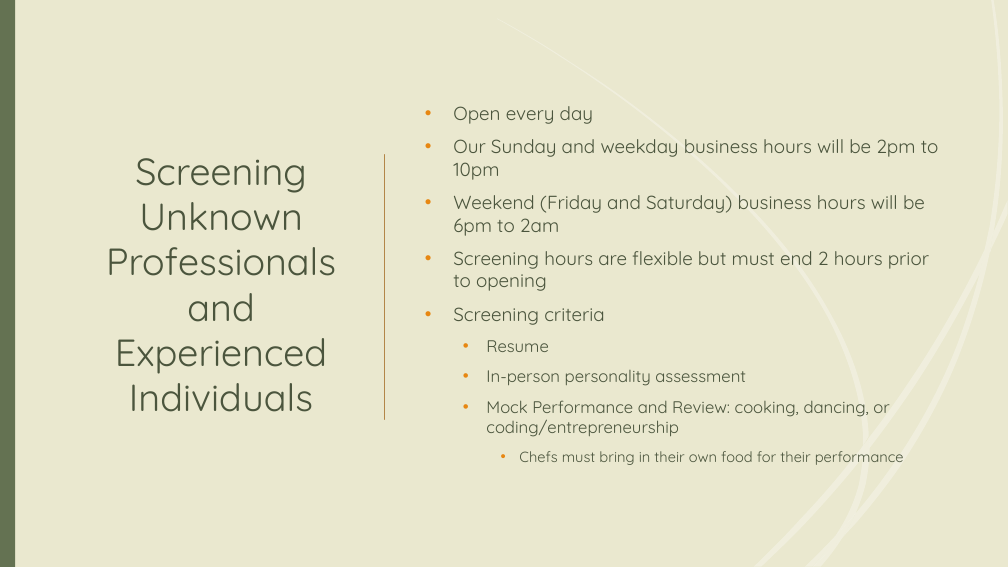
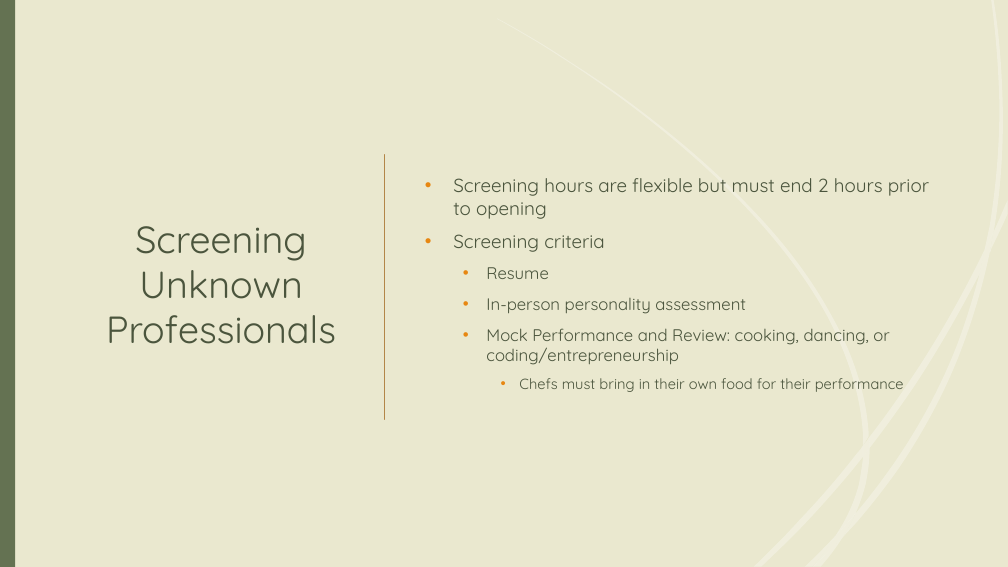
Before and after one commit to tieje/dogen, a slide deck: slide 14 of Presentation/SocialHub_FrancisT_06_23_2020.pptx. Drawn at 1008x567 pixels with LibreOffice and Linux fonts; fonts in the diff are those of the drawing. Boxes give left, top, right and bottom in pixels: in the first picture for what was removed or moved away, otherwise in the second. Text is boxed around its words. In the diff, an @@ line names an element or a change of style, - is before the commit and + after.

```diff
--- a/Presentation/SocialHub_FrancisT_06_23_2020.pptx
+++ b/Presentation/SocialHub_FrancisT_06_23_2020.pptx
@@ text at box(453, 106, 939, 236): paragraphs removed @@
-• Open every day
-• Our Sunday and weekday business hours will be 2pm to 10pm
-• Weekend (Friday and Saturday) business hours will be 6pm to 2am
@@ title at box(106, 226, 336, 344): text changed @@
-Screening Unknown Professionals and Experienced Individuals
+Screening Unknown Professionals
```
Also in this commit, not shown: 15 other slides changed.
